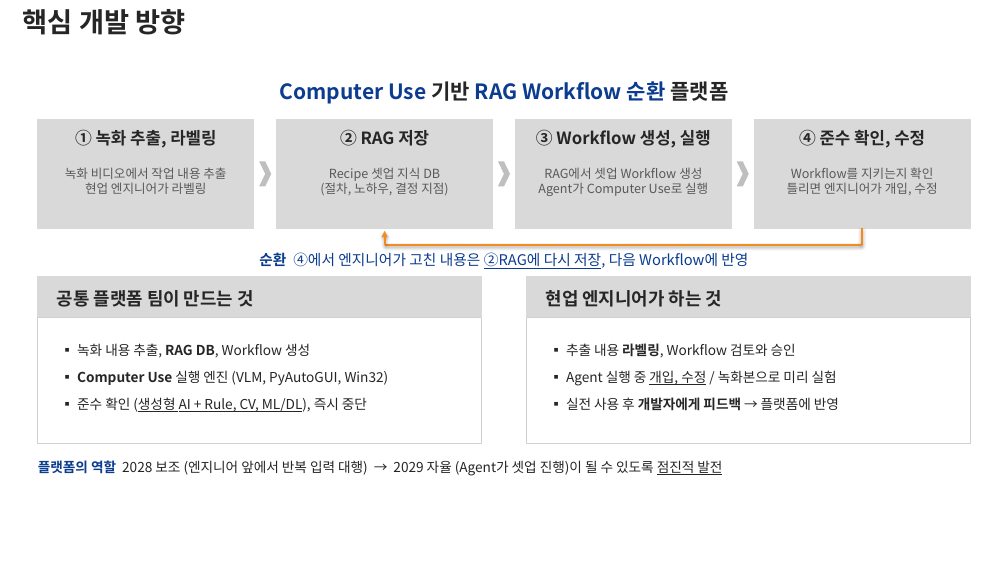
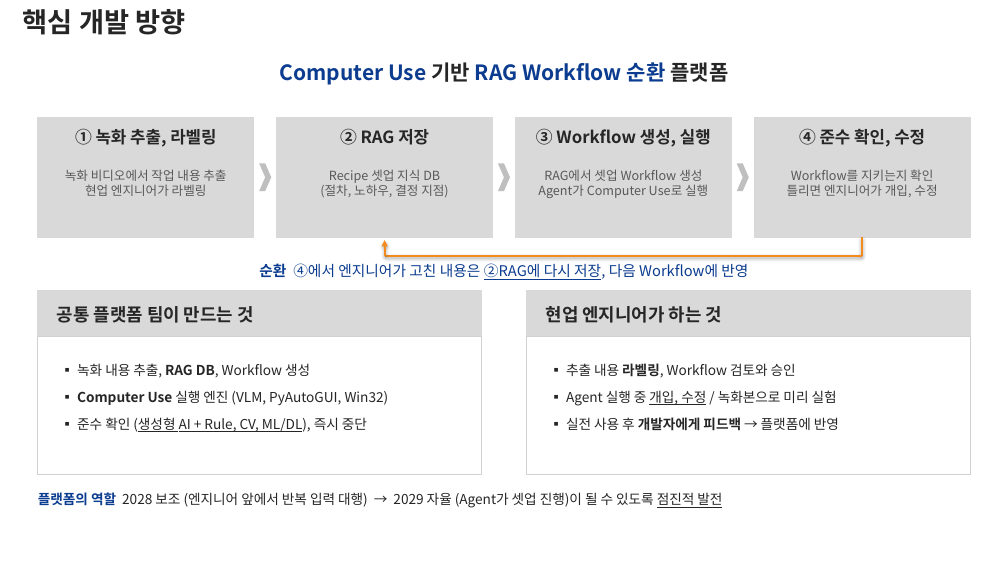
Before and after one commit to DarrenKoi/pm_notes, a slide deck: slide 6 of my-task/arc-tf/deliverables/arc-tf-proposal.pptx. Drawn at 1008x567 pixels with LibreOffice and Linux fonts; fonts in the diff are those of the drawing. Boxes give left, top, right and bottom in pixels: in the first picture for what was removed or moved away, otherwise in the second. Text is boxed around its words. In the diff, an @@ line names an element or a change of style, - is before the commit and + after.

```diff
--- a/my-task/arc-tf/deliverables/arc-tf-proposal.pptx
+++ b/my-task/arc-tf/deliverables/arc-tf-proposal.pptx
@@ text "Computer Use 기반 RAG Workflow ...": place and size @@
-text "Computer Use 기반 RAG Workflow ..." at (280, 81, 728, 104)
+text "Computer Use 기반 RAG Workflow ..." at (280, 62, 728, 85)
@@ rectangle: place and size @@
-rectangle at (38, 119, 254, 228)
+rectangle at (38, 117, 254, 237)
@@ rectangle: place and size @@
-rectangle at (277, 119, 493, 228)
+rectangle at (277, 117, 493, 237)
@@ rectangle: place and size @@
-rectangle at (516, 119, 732, 228)
+rectangle at (516, 117, 732, 237)
@@ rectangle: place and size @@
-rectangle at (754, 119, 970, 228)
+rectangle at (754, 117, 970, 237)
@@ 3 chevrons: place and size @@
-3 chevrons at (259, 161, 749, 186)
+3 chevrons at (259, 163, 749, 191)
@@ 2 lines, 1 arrow: place and size @@
-2 lines, 1 arrow at (385, 228, 862, 245)
+2 lines, 1 arrow at (385, 237, 862, 256)
@@ text "순환 ④에서 엔지니어가 고친 내용은 ...": place and size @@
-text "순환 ④에서 엔지니어가 고친 내용은 ..." at (259, 252, 748, 269)
+text "순환 ④에서 엔지니어가 고친 내용은 ..." at (259, 263, 748, 280)
@@ rectangle: place and size @@
-rectangle at (38, 276, 482, 318)
+rectangle at (38, 290, 482, 337)
@@ text "공통 플랫폼 팀이 만드는 것": place and size @@
-text "공통 플랫폼 팀이 만드는 것" at (57, 290, 253, 307)
+text "공통 플랫폼 팀이 만드는 것" at (57, 306, 253, 323)
@@ rectangle: place and size @@
-rectangle at (527, 276, 971, 318)
+rectangle at (527, 290, 971, 337)
@@ text "현업 엔지니어가 하는 것": place and size @@
-text "현업 엔지니어가 하는 것" at (546, 290, 722, 307)
+text "현업 엔지니어가 하는 것" at (546, 306, 722, 323)
@@ rectangle: place and size @@
-rectangle at (38, 318, 482, 444)
+rectangle at (38, 337, 482, 475)
@@ text "▪ 녹화 내용 추출, RAG ...": place and size @@
-text "▪ 녹화 내용 추출, RAG ..." at (77, 343, 389, 412)
+text "▪ 녹화 내용 추출, RAG ..." at (77, 363, 389, 432)
@@ rectangle: place and size @@
-rectangle at (527, 318, 971, 444)
+rectangle at (527, 337, 971, 475)
@@ text "▪ 추출 내용 라벨링, Workflow ...": place and size @@
-text "▪ 추출 내용 라벨링, Workflow ..." at (566, 343, 839, 411)
+text "▪ 추출 내용 라벨링, Workflow ..." at (566, 363, 839, 431)
@@ text "플랫폼의 역할 2028 보조 (엔지니어 ...": place and size @@
-text "플랫폼의 역할 2028 보조 (엔지니어 ..." at (38, 460, 722, 476)
+text "플랫폼의 역할 2028 보조 (엔지니어 ..." at (38, 492, 722, 508)
```
Also in this commit, not shown: 8 other slides changed, 4 other files.
